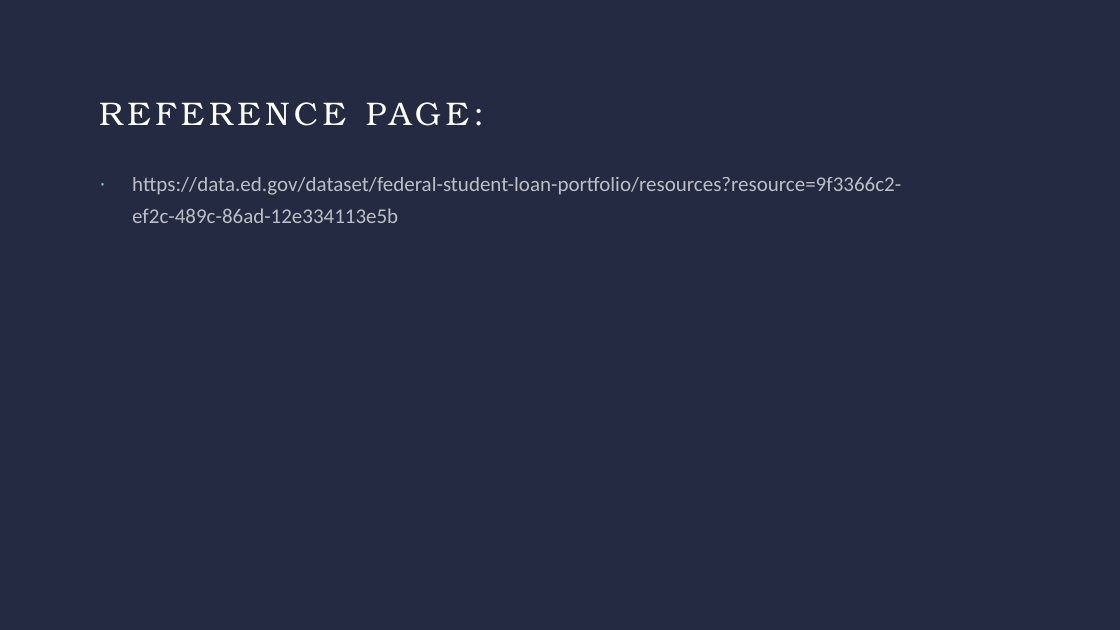
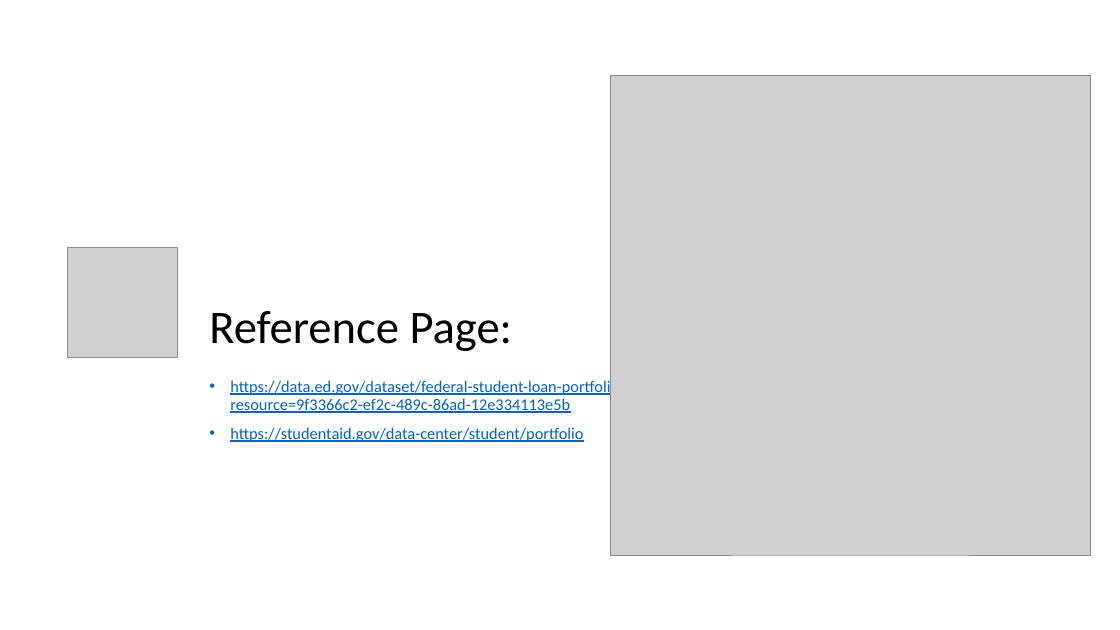
Before and after one commit to Marisauc/Project-1-Team-9, a slide deck: slide 12 of Project_1_Stutdent_Loan_Analysis.pptx (slide 5 before the commit). Drawn at 1120x630 pixels with LibreOffice and Linux fonts; fonts in the diff are those of the drawing; grey boxes stand for pictures. Boxes give left, top, right and bottom in pixels: in the first picture for what was removed or moved away, otherwise in the second. Text is boxed around its words. In the diff, an @@ line names an element or a change of style, - is before the commit and + after.

```diff
--- a/Project_1_Stutdent_Loan_Analysis.pptx
+++ b/Project_1_Stutdent_Loan_Analysis.pptx
@@ background #242A41 to #FFFFFF @@
@@ picture added at [610,75,1090,555] @@
@@ title "Reference Page:" at [209,311,513,351]: vertical alignment top to bottom @@
@@ picture added at [68,248,178,358] @@
@@ title at [209,311,513,351]: text changed; size 28 to 40 pt; font TeX Gyre Bonum to Calibri; text colour #FFFFFF to #000000 @@
-REFERENCE PAGE:
+Reference Page:
@@ text "https://data.ed.gov/dataset/federal-student-loan-portfolio/r ...": place and size @@
-text "https://data.ed.gov/dataset/federal-student-loan-portfolio/r ..." at [132,177,901,223]
+text "https://data.ed.gov/dataset/federal-student-loan-portfolio/r ..." at [230,379,697,442]
@@ text at [230,379,697,413]: size 18 to 14 pt, text colour #FFFFFF at 70% opacity to #0563C1, underline on in "https://data.ed.gov/dataset/federal-student-loan-portfolio/r ..."; bullet · to •; line spacing 1.25 to 0.9 @@
@@ text at [230,427,583,442]: paragraph added @@
+• https://studentaid.gov/data-center/student/portfolio
```
Also in this commit, not shown: 4 other slides changed, 7 slides added.
